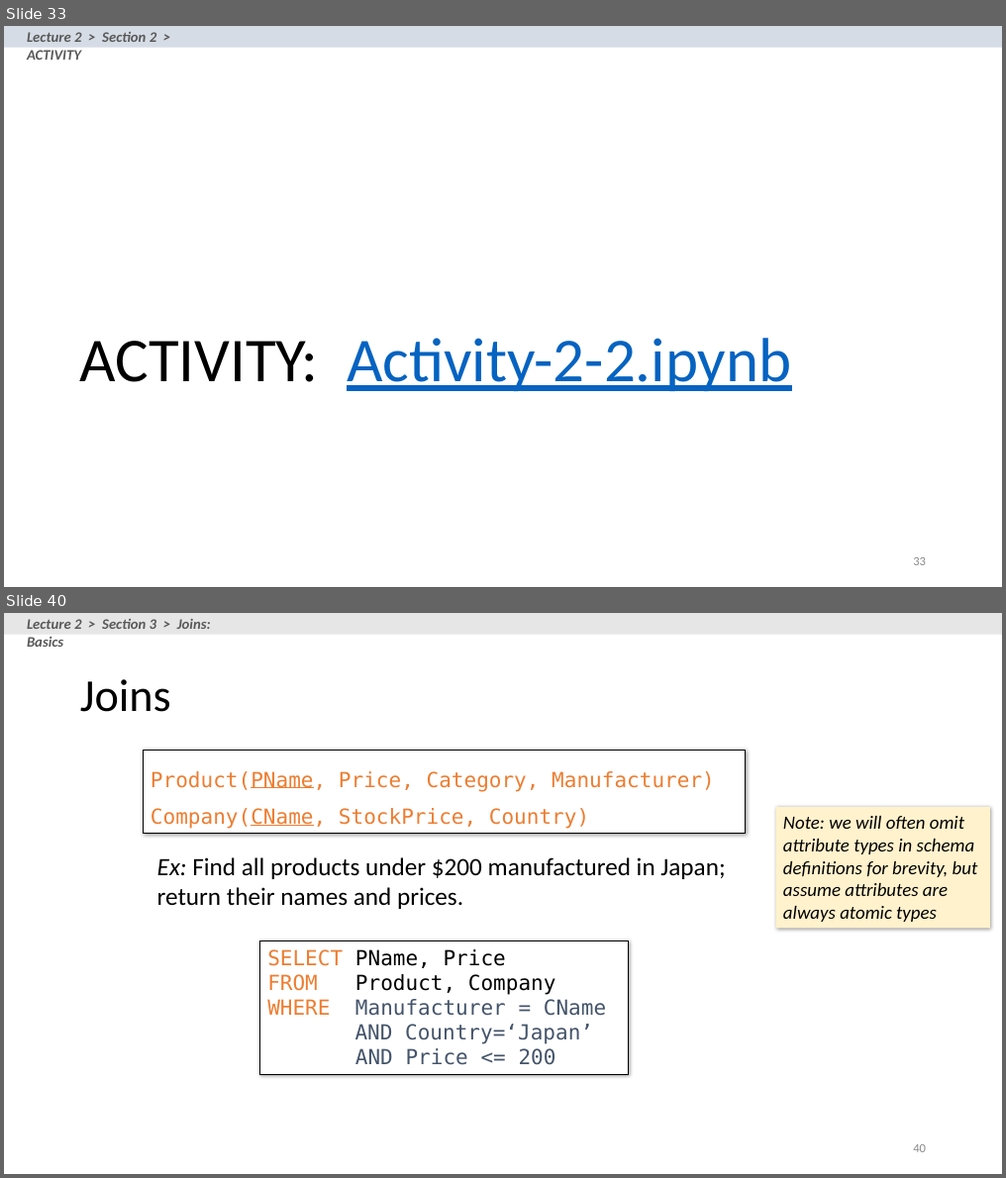
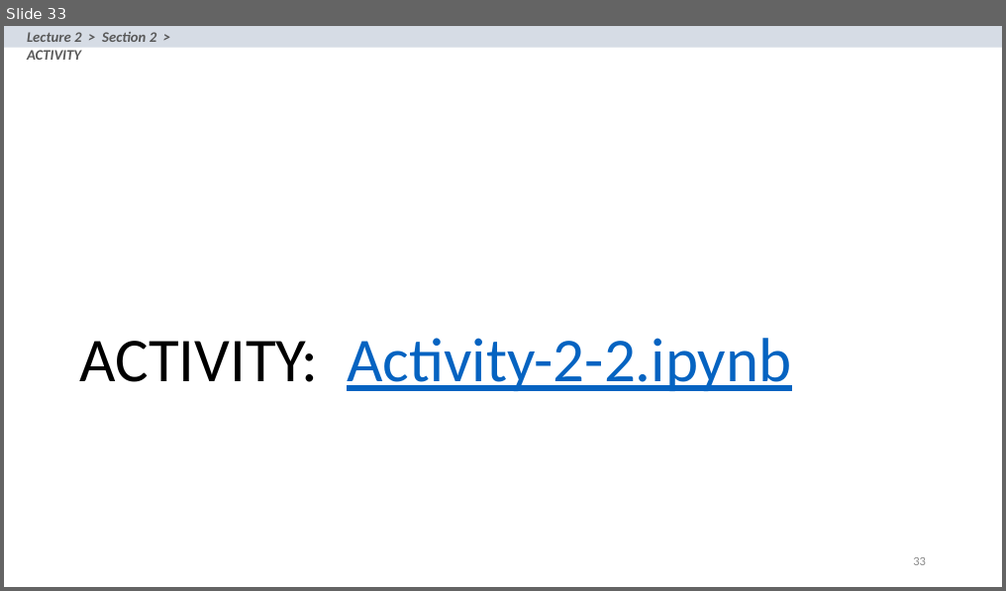
Before and after one commit to yazduni-cs/database-fall2018, a slide deck: lectures/lecture-2-3-4/Lecture_2_SQL.pptx. Shown one above the other, each under a label of ours: slides 33 and 40 before the commit, slide 33 after it; the slides between them are not shown. The pictures are 1006x1178 and 1006x591 pixels, drawn with LibreOffice and Linux fonts; fonts in the diff are those of the drawing. Boxes give left, top, right and bottom in pixels: in the first picture for what was removed or moved away, otherwise in the second. Text is boxed around its words. In the diff, an @@ line names an element or a change of style, - is before the commit and + after.

```diff
--- a/lectures/lecture-2-3-4/Lecture_2_SQL.pptx
+++ b/lectures/lecture-2-3-4/Lecture_2_SQL.pptx
@@ slide 40 removed at (4, 613, 1002, 1174), background #FFFFFF @@
@@ rectangle removed at (4, 613, 1002, 635) @@
@@ text removed at (27, 619, 211, 647) @@
-Lecture 2 > Section 3 > Joins: Basics
@@ title removed at (80, 679, 171, 712) @@
-Joins
@@ rectangle removed at (144, 751, 746, 834) @@
-Product(PName, Price, Category, Manufacturer)
-Company(CName, StockPrice, Country)
@@ rectangle removed at (776, 807, 990, 928) @@
-Note: we will often omit attribute types in schema definitions for brevity, but assume attributes are always atomic types
@@ text removed at (157, 858, 725, 909) @@
-Ex: Find all products under $200 manufactured in Japan;
-return their names and prices.
@@ rectangle removed at (260, 941, 628, 1074) @@
-SELECT PName, Price
-FROM Product, Company
-WHERE Manufacturer = CName
-AND Country=‘Japan’
-AND Price <= 200
@@ page number removed at (913, 1145, 926, 1153) @@
-40
```
Also in this commit, not shown: 18 other slides removed, 2 other files.
